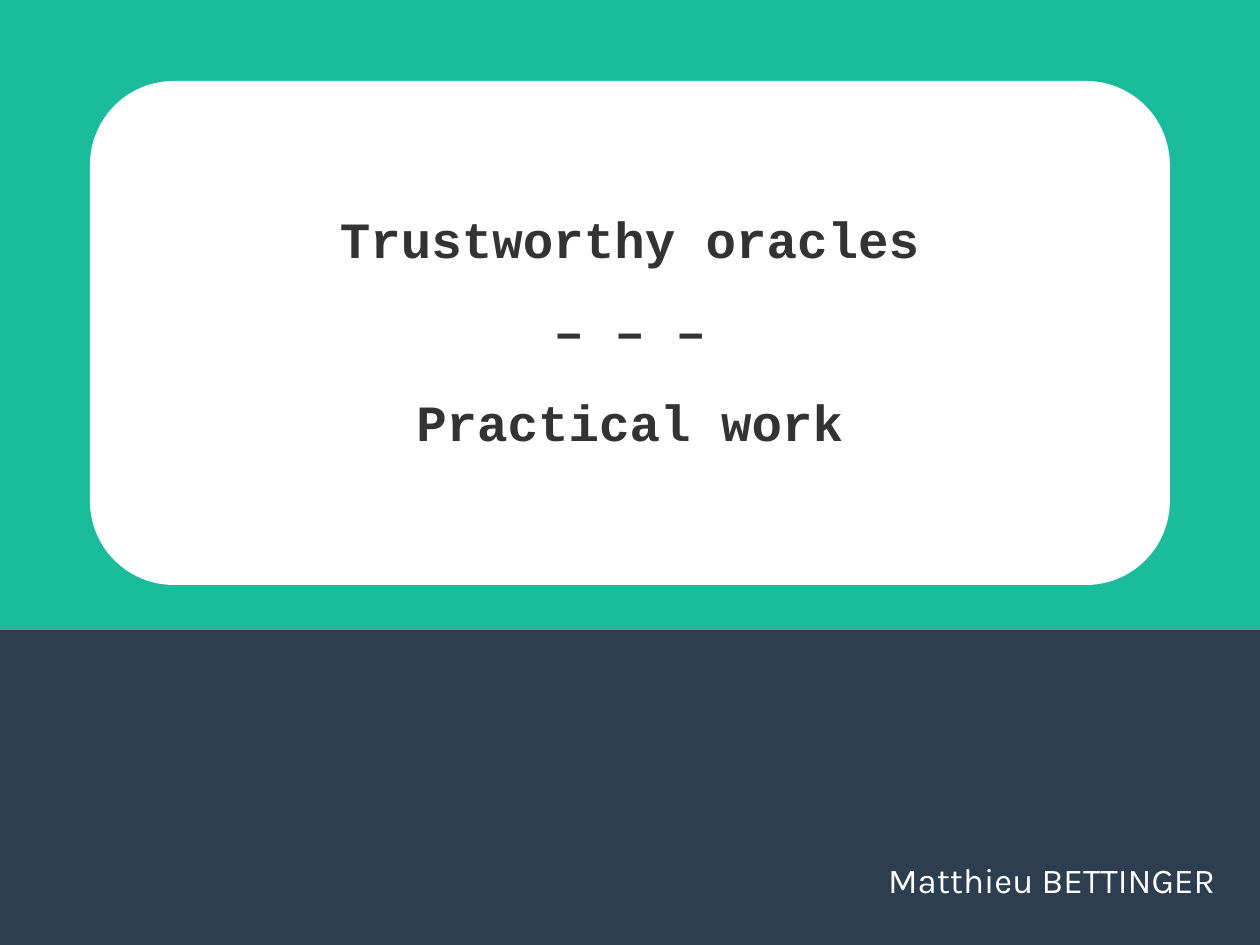
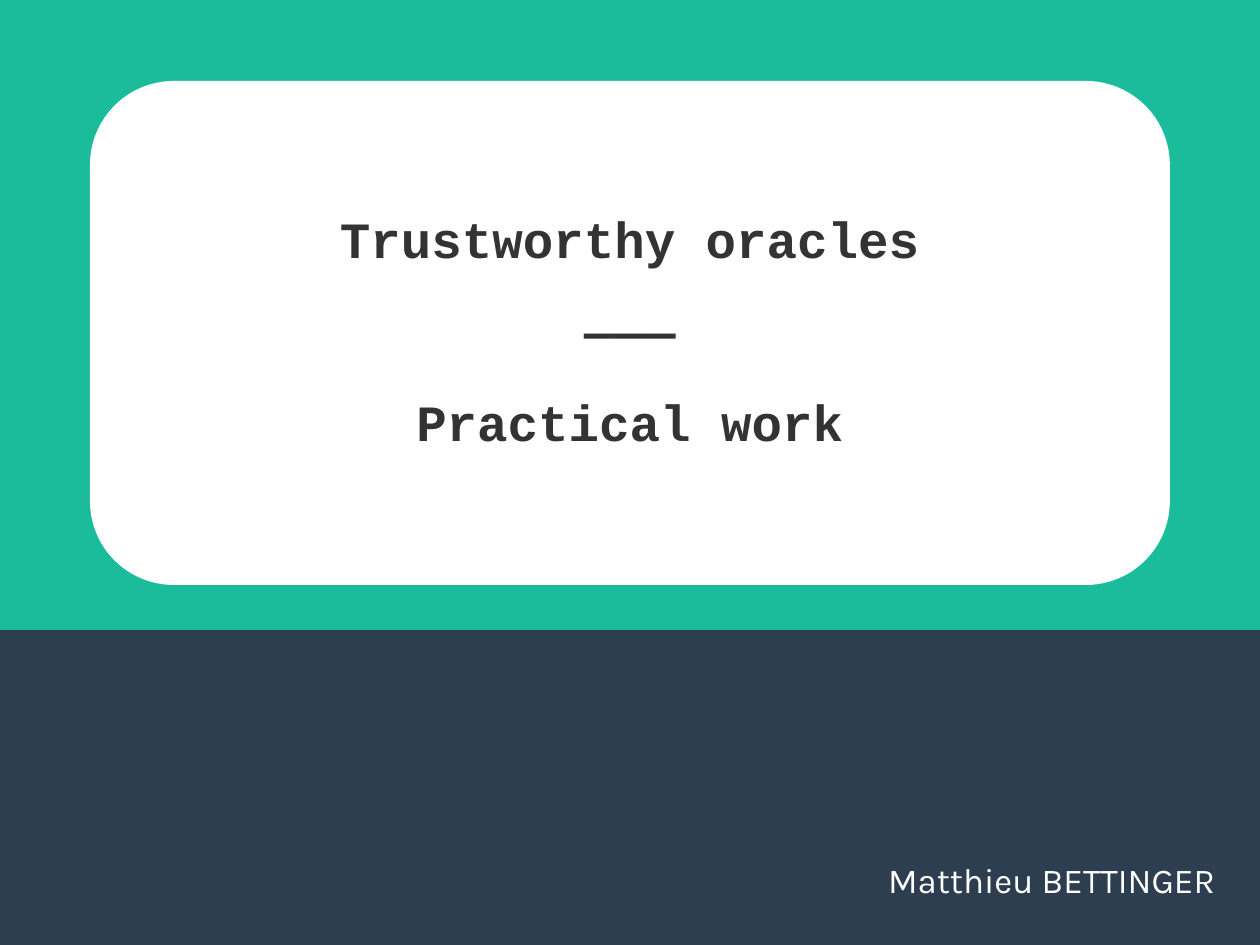
Before and after one commit to mbettinger/OT4-Lecture, a slide deck: slide 1 of Presentation - Practical work.odp. Drawn at 1260x945 pixels with LibreOffice and Linux fonts; fonts in the diff are those of the drawing. Boxes give left, top, right and bottom in pixels: in the first picture for what was removed or moved away, otherwise in the second. Text is boxed around its words. In the diff, an @@ line names an element or a change of style, - is before the commit and + after.

```diff
--- a/Presentation - Practical work.odp
+++ b/Presentation - Practical work.odp
@@ title at [340, 221, 919, 442]: text changed @@
-Trustworthy oracles
-– – –
-Practical work
+Trustworthy oracles
+———
+Practical work
```
Also in this commit, not shown: 1 other slide changed, 1 slide added, 8 other files.
